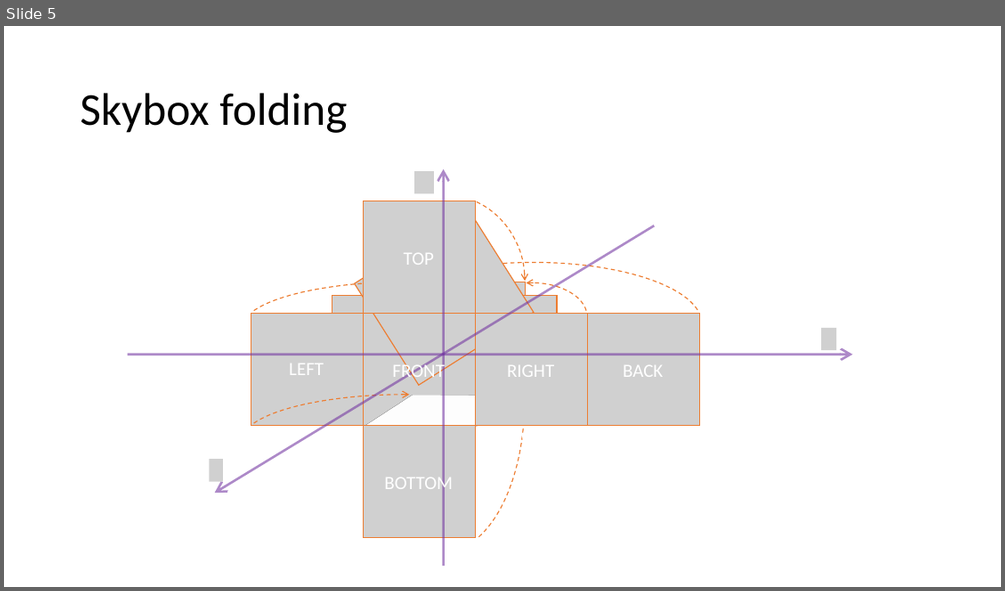
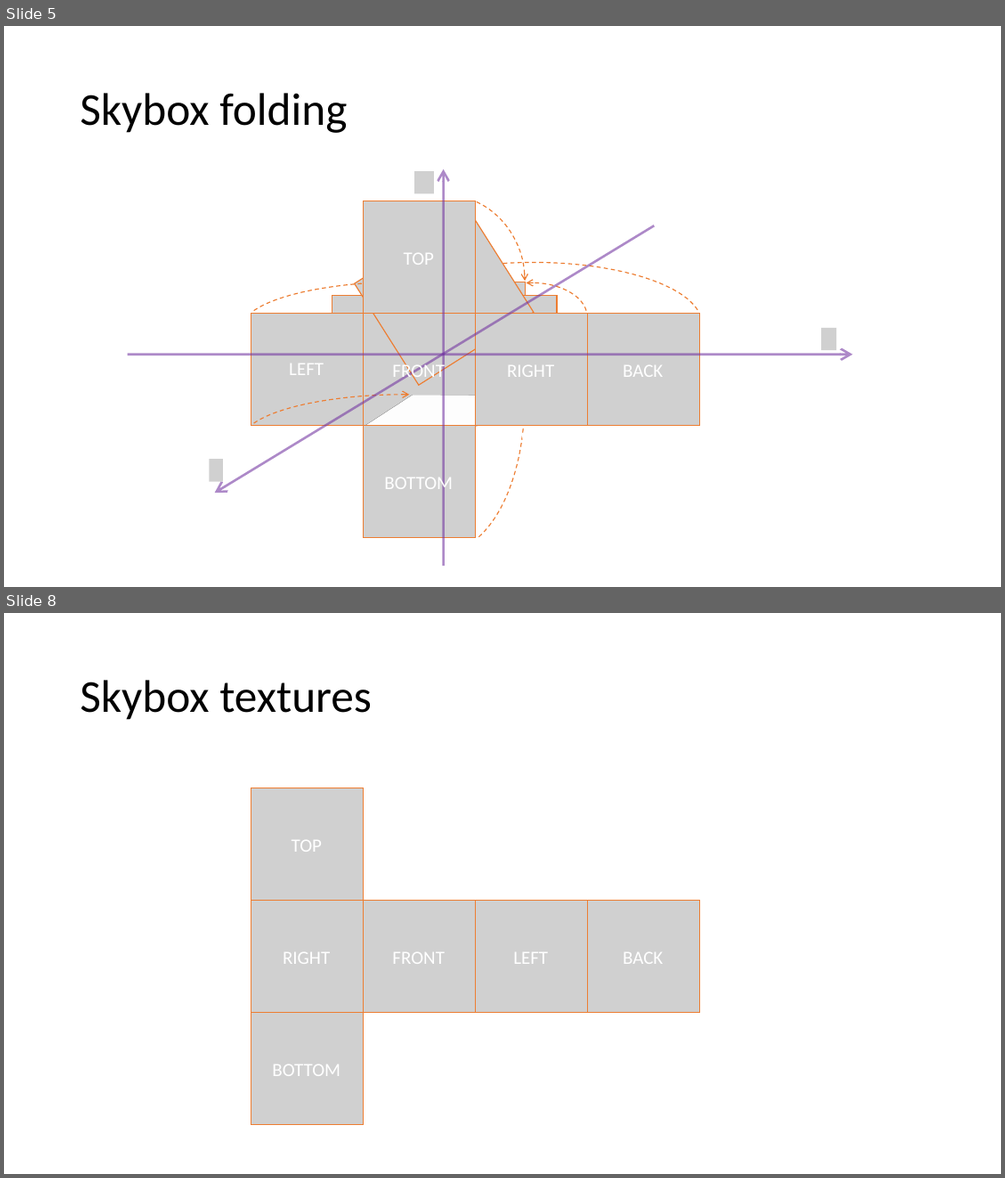
Before and after one commit to andyprowl/ape, a slide deck: Infrastructure/Documentation/docs/Skybox/Images/Source/Skybox.pptx. Shown one above the other, each under a label of ours: slide 5 before the commit, slides 5 and 8 after it; the slides between them are not shown. The pictures are 1005x591 and 1005x1178 pixels, drawn with LibreOffice and Linux fonts; fonts in the diff are those of the drawing; grey boxes stand for pictures. Boxes give left, top, right and bottom in pixels: in the first picture for what was removed or moved away, otherwise in the second. Text is boxed around its words. In the diff, an @@ line names an element or a change of style, - is before the commit and + after.

Commit message:
Provide consistent implementation of skybox rendering

```diff
--- a/Infrastructure/Documentation/docs/Skybox/Images/Source/Skybox.pptx
+++ b/Infrastructure/Documentation/docs/Skybox/Images/Source/Skybox.pptx
@@ slide 8 added at bbox=[4, 613, 1001, 1174], background #FFFFFF @@
@@ title added at bbox=[80, 680, 372, 720], 44 pt, text #000000 @@
+Skybox textures
@@ picture added at bbox=[251, 788, 363, 900] @@
@@ text added at bbox=[291, 840, 322, 852], 18 pt, text #FFFFFF @@
+TOP
@@ picture added at bbox=[251, 900, 363, 1013] @@
@@ picture added at bbox=[363, 900, 475, 1013] @@
@@ picture added at bbox=[475, 900, 587, 1013] @@
@@ picture added at bbox=[587, 900, 699, 1013] @@
@@ text added at bbox=[283, 952, 330, 964], 18 pt, text #FFFFFF @@
+RIGHT
@@ text added at bbox=[392, 952, 444, 964], 18 pt, text #FFFFFF @@
+FRONT
@@ text added at bbox=[513, 952, 548, 964], 18 pt, text #FFFFFF @@
+LEFT
@@ text added at bbox=[623, 952, 663, 964], 18 pt, text #FFFFFF @@
+BACK
@@ picture added at bbox=[251, 1013, 363, 1125] @@
@@ text added at bbox=[272, 1064, 340, 1076], 18 pt, text #FFFFFF @@
+BOTTOM
```
Also in this commit, not shown: 1 other slide added, 5 other files.
